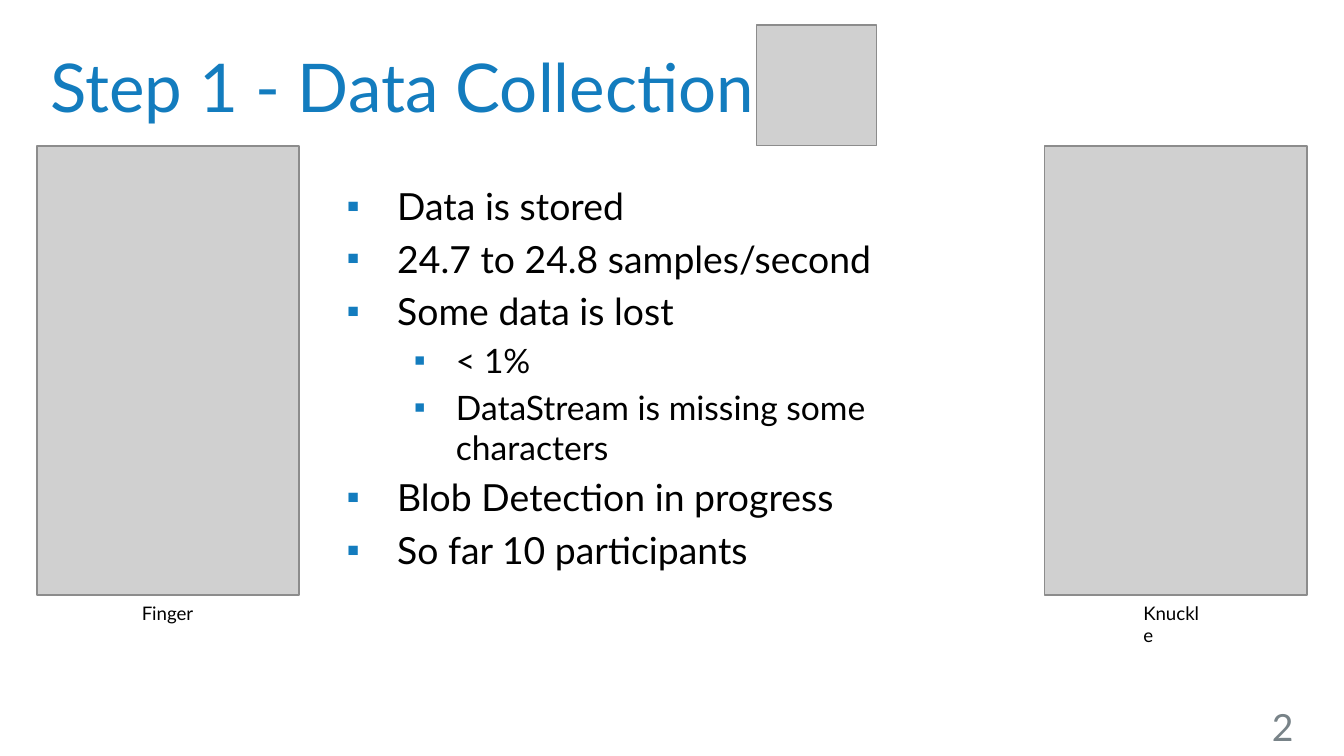
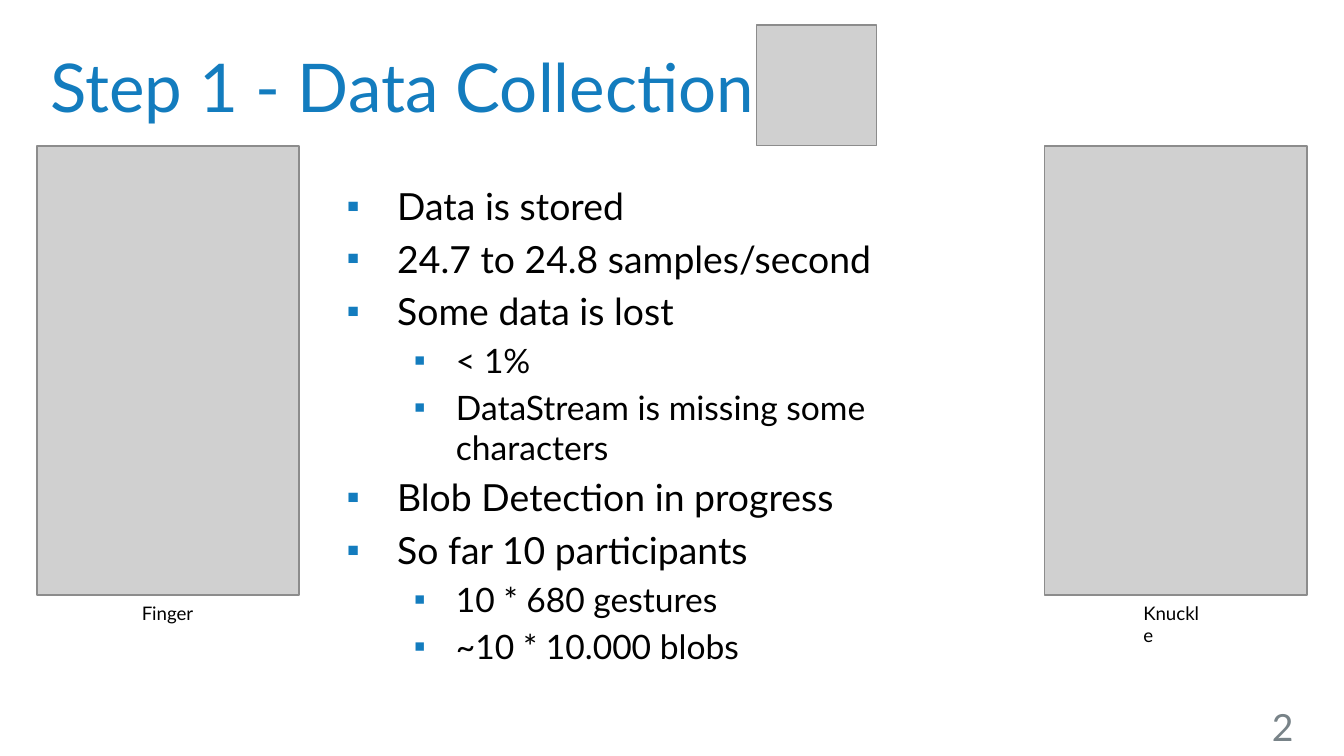
Before and after one commit to robsch94/FaPraKnuckleInput, a slide deck: slide 2 of Presentations/InterimPresentation.pptx. Drawn at 1344x756 pixels with LibreOffice and Linux fonts; fonts in the diff are those of the drawing; grey boxes stand for pictures; background and template pictures are left out. Boxes give left, top, right and bottom in pixels: in the first picture for what was removed or moved away, otherwise in the second. Text is boxed around its words. In the diff, an @@ line names an element or a change of style, - is before the commit and + after.

```diff
--- a/Presentations/InterimPresentation.pptx
+++ b/Presentations/InterimPresentation.pptx
@@ text at [456, 587, 739, 660]: paragraphs added @@
+  ▪ 10 * 680 gestures
+  ▪ ~10 * 10.000 blobs
```
Also in this commit, not shown: 2 other slides changed, 1 slide removed, 17 other files.
